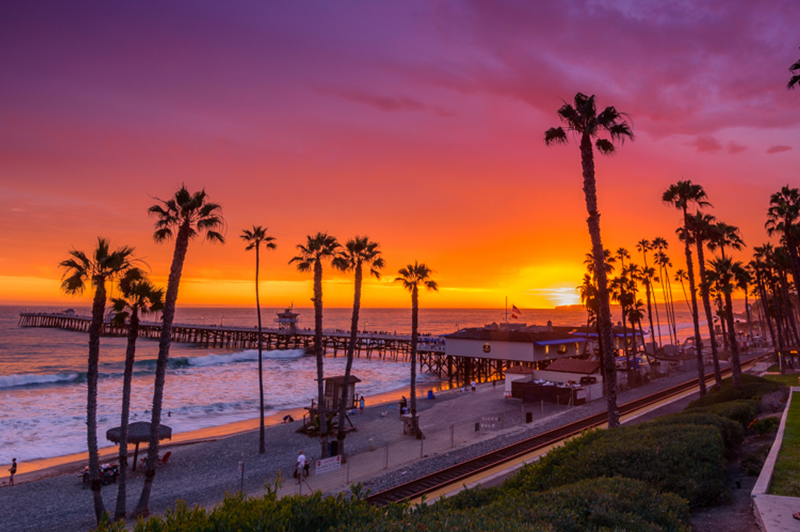
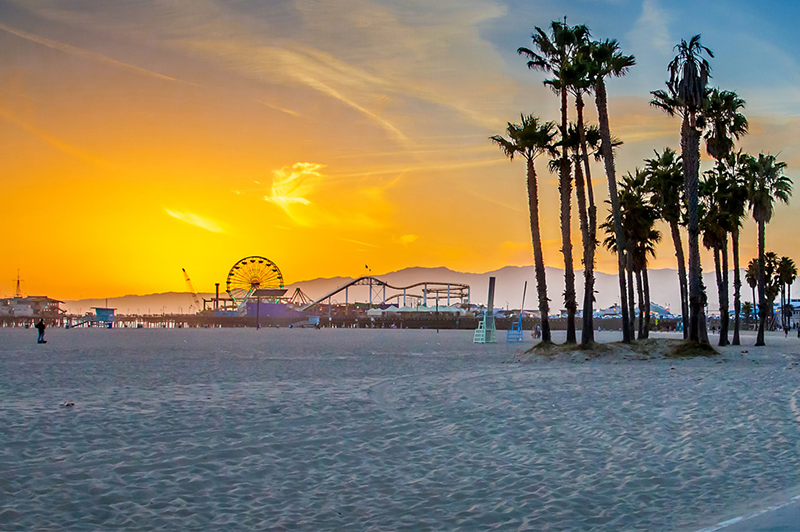
Layered file, before and after one edit (w=800, h=532). Changes by layer:
renamed "San_Clemente_Pier_Laguna_Beach_Secrets_6-28-15-4508" to "santa-monica-pier-santa-monica-earthquake-1", painted on it over (x1=0, y1=0, x2=800, y2=532)
